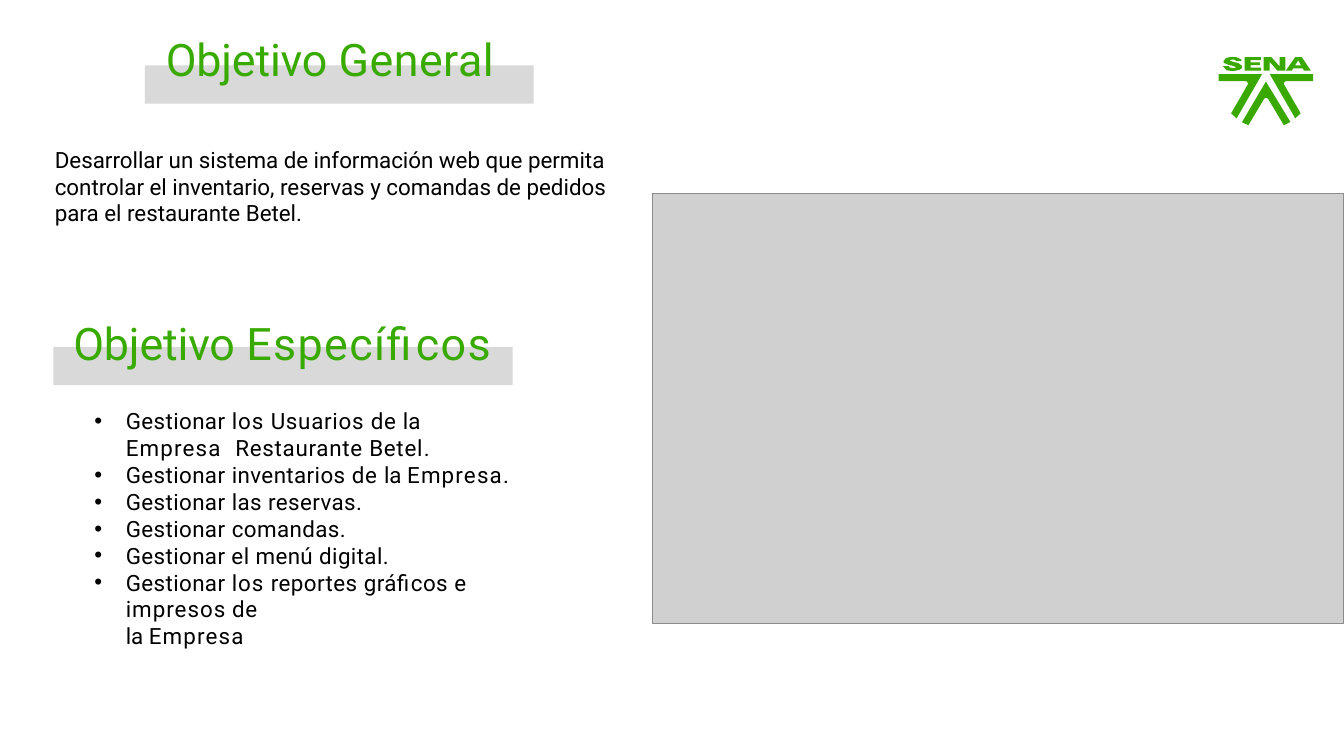
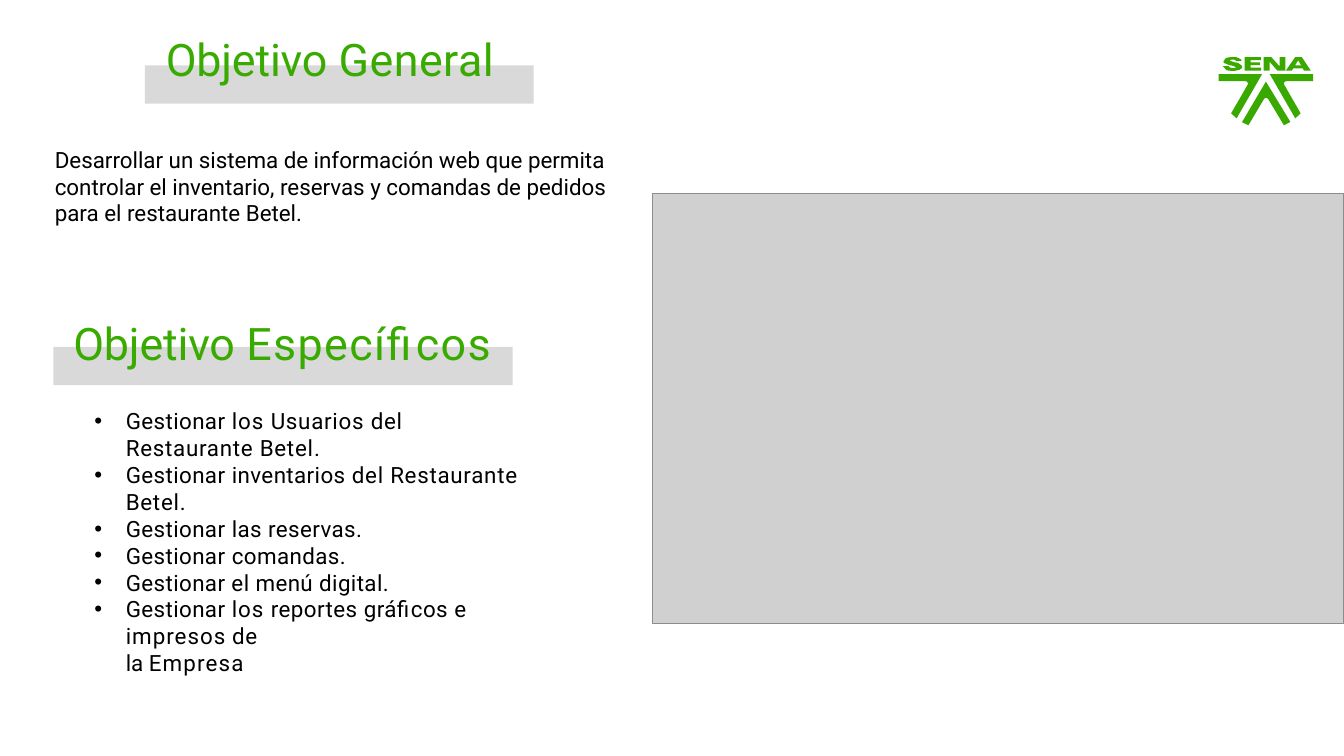
Before and after one commit to luckhazzard03/ADSO_N_2617510_G2R, a slide deck: slide 6 of trim_2/1_gestion_proyecto/2_levantamiento_informacion/DiapositivasPresentaciónproyecto.pptx. Drawn at 1344x756 pixels with LibreOffice and Linux fonts; fonts in the diff are those of the drawing; grey boxes stand for pictures; background and template pictures are left out. Boxes give left, top, right and bottom in pixels: in the first picture for what was removed or moved away, otherwise in the second. Text is boxed around its words. In the diff, an @@ line names an element or a change of style, - is before the commit and + after.

```diff
--- a/trim_2/1_gestion_proyecto/2_levantamiento_informacion/DiapositivasPresentaciónproyecto.pptx
+++ b/trim_2/1_gestion_proyecto/2_levantamiento_informacion/DiapositivasPresentaciónproyecto.pptx
@@ text at <box>126,412,517,511</box>: text changed @@
-• Gestionar los Usuarios de la Empresa Restaurante Betel.
-• Gestionar inventarios de la Empresa.
+• Gestionar los Usuarios del Restaurante Betel.
+• Gestionar inventarios del Restaurante Betel.
```
Also in this commit, not shown: 4 other slides changed, 1 slide added, 1 slide removed, 14 other files.
